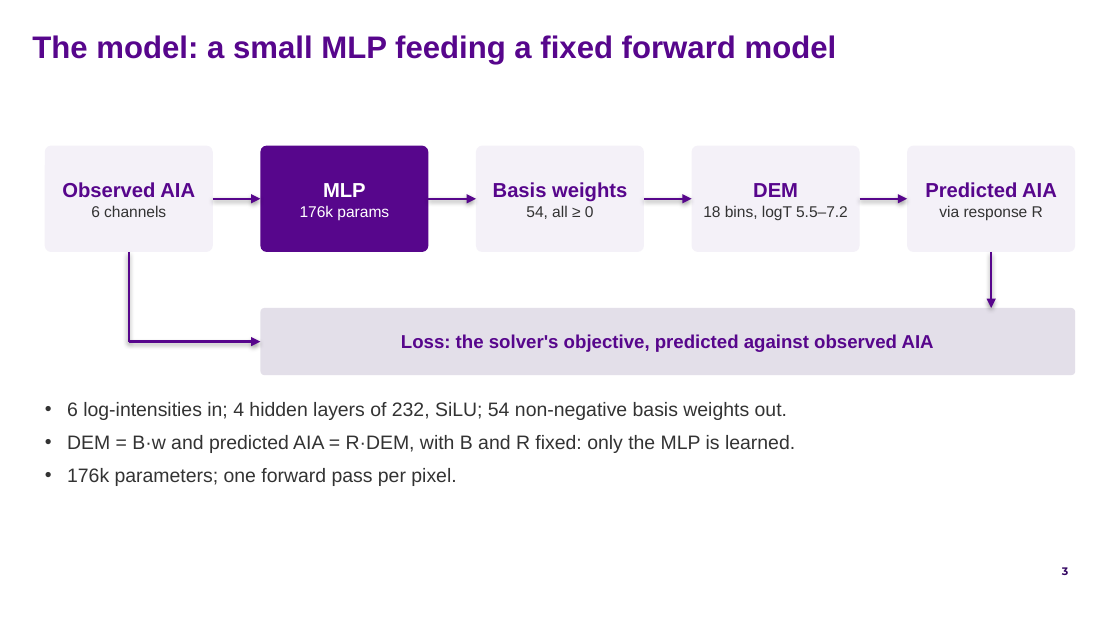
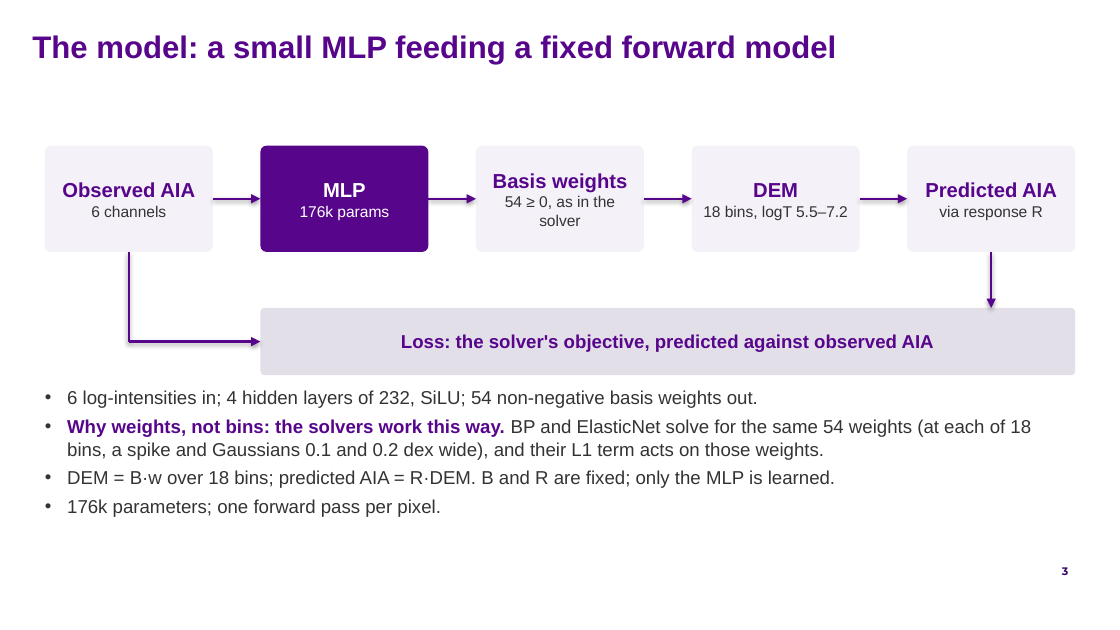
Before and after one commit to FruitPnchSamuraiG/solar-dem-inversion, a slide deck: slide 3 of slides/DEM_deck_v2.pptx. Drawn at 1120x630 pixels with LibreOffice and Linux fonts; fonts in the diff are those of the drawing; background and template pictures are left out. Boxes give left, top, right and bottom in pixels: in the first picture for what was removed or moved away, otherwise in the second. Text is boxed around its words. In the diff, an @@ line names an element or a change of style, - is before the commit and + after.

```diff
--- a/slides/DEM_deck_v2.pptx
+++ b/slides/DEM_deck_v2.pptx
@@ text in rounded rectangle at [505, 195, 615, 226]: text changed @@
-54, all ≥ 0
+54 ≥ 0, as in the solver
@@ text "6 log-intensities in; 4 hidden ...": place and size @@
-text "6 log-intensities in; 4 hidden ..." at [67, 402, 795, 486]
+text "6 log-intensities in; 4 hidden ..." at [67, 390, 1031, 517]
@@ text at [67, 419, 1031, 488]: text changed; size 12.5 to 12 pt @@
-• DEM = B·w and predicted AIA = R·DEM, with B and R fixed: only the MLP is learned.
+• Why weights, not bins: the solvers work this way. BP and ElasticNet solve for the same 54 weights (at each of 18 bins, a spike and Gaussians 0.1 and 0.2 dex wide), and their L1 term acts on those weights.
+• DEM = B·w over 18 bins; predicted AIA = R·DEM. B and R are fixed; only the MLP is learned.
@@ text at [67, 390, 758, 517]: size 12.5 to 12 pt in "6 log-intensities in; 4 hidden layers of ...", "176k parameters; one forward pass per pixel."; less space between paragraphs @@
```
Also in this commit, not shown: 2 other files.
